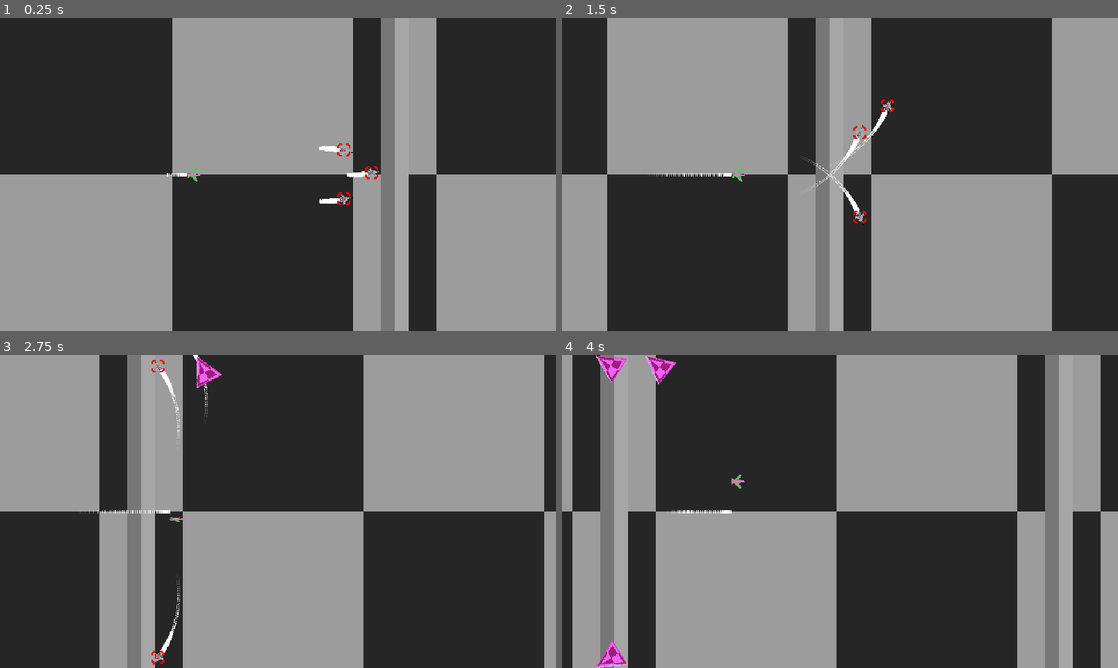
Above: before the commit, frames 1-4 (two rows, left to right).
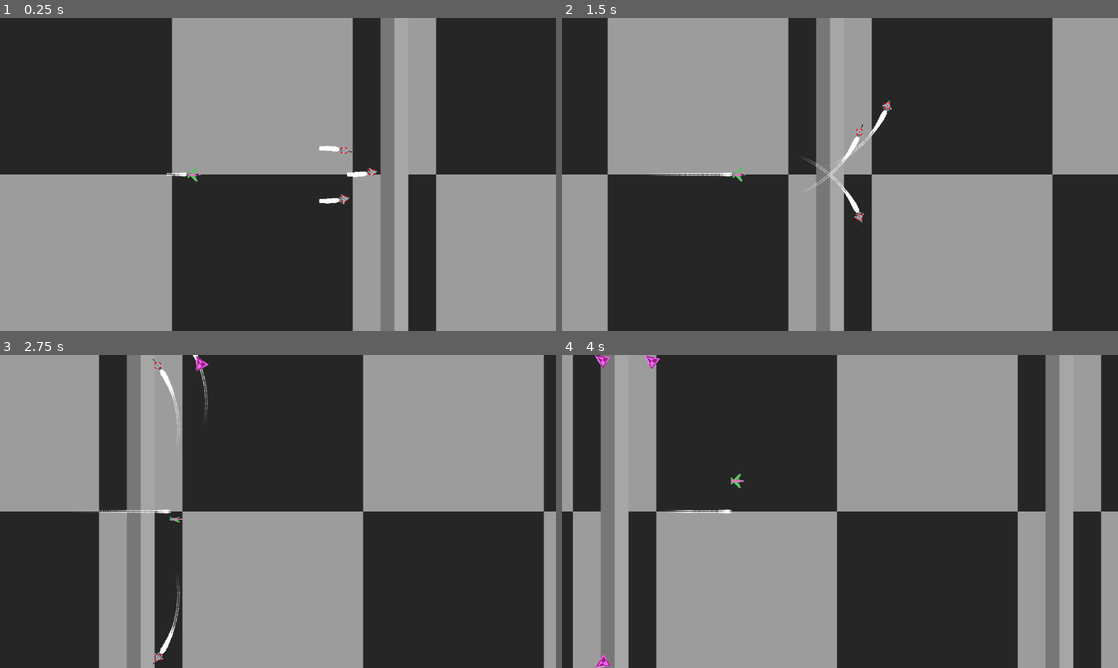
Above: after the commit, the same moments.

Repository: woliveira82/redot-aircraft-prototype
Game: Godot game, scene res://scenes/main.tscn
Two runs of this game, one before a commit and one after it. Both use one fixed random seed, a clock stepped at 60 frames per second and the inputs below.
Inputs (mouse positions are in pixels of both pictures, inside the frame that each line leads up to):
- Up to frame 1 (0.25 s): no input
- Up to frame 2 (1.5 s): move the mouse to (917, 165) at 0.52 s; hold E (high_g_barrel_right) 0.53-1.28 s; tap Space (shoot_cannon) at 0.6, 1.35 s; click (917, 165) at 0.67 s; move the mouse to (873, 152) at 1.27 s; hold Down (move_down) from 1.28 s (still down); click (873, 152) at 1.42 s
- Up to frame 3 (2.75 s): move the mouse to (255, 596) at 2.02 s; release Down (move_down) at 2.03 s; hold E (high_g_barrel_right) from 2.03 s (still down); tap Space (shoot_cannon) at 2.1 s; click (255, 596) at 2.17 s
- Up to frame 4 (4 s): move the mouse to (767, 367) at 2.77 s; release E (high_g_barrel_right) at 2.78 s; hold Up (move_up) 2.78-3.53 s; tap Space (shoot_cannon) at 2.85, 3.6 s; click (767, 367) at 2.92 s; move the mouse to (662, 364) at 3.52 s; hold Q (high_g_barrel_left) from 3.53 s (still down); click (662, 364) at 3.67 s

The runs differ from the first frame. In frame 1, 0.7% of the frame differs, in the area x 30-79%, y 0-100%; in frame 2, 1.2%; in frame 3, 1.2%; in frame 4, 2.0%, in the area x 1-97%, y 0-100%.

Commit message:
chore: change screen size

Diff:
--- a/project.godot
+++ b/project.godot
@@ -21,8 +21,8 @@
 
 [display]
 
-window/size/viewport_width=640
-window/size/viewport_height=360
+window/size/viewport_width=1280
+window/size/viewport_height=720
 window/size/window_width_override=1280
 window/size/window_height_override=720
 window/stretch/mode="viewport"
--- a/scenes/main.tscn
+++ b/scenes/main.tscn
@@ -1,10 +1,11 @@
-[gd_scene load_steps=10 format=3 uid="uid://c456k87rcla8r"]
+[gd_scene load_steps=11 format=3 uid="uid://c456k87rcla8r"]
 
 [ext_resource type="Texture2D" uid="uid://dvtx6o5x15tc3" path="res://assets/Placeholders-32x32-27.png" id="1_sqpa7"]
 [ext_resource type="Script" path="res://scenes/hud/hud.gd" id="2_uf87t"]
 [ext_resource type="PackedScene" uid="uid://bsg208xnrg8nu" path="res://scenes/hud/enemy_tracker.tscn" id="3_w60mi"]
 [ext_resource type="PackedScene" uid="uid://bhu6yt022ld1c" path="res://scenes/player/player.tscn" id="4_8r3po"]
-[ext_resource type="PackedScene" uid="uid://dwnpv3s7it7pg" path="res://scenes/enemies/enemy.tscn" id="5_64frb"]
+[ext_resource type="PackedScene" uid="uid://dwnpv3s7it7pg" path="res://scenes/enemies/enemy_jet/enemy.tscn" id="5_64frb"]
+[ext_resource type="PackedScene" uid="uid://dcuxxwtfum7pt" path="res://scenes/enemies/aa_turret/aa_turret.tscn" id="6_drpq0"]
 
 [sub_resource type="WorldBoundaryShape2D" id="WorldBoundaryShape2D_4hmk0"]
 normal = Vector2(0, 1)
@@ -33,7 +34,6 @@
 
 [node name="Camera2D" type="Camera2D" parent="."]
 position = Vector2(100, 0)
-zoom = Vector2(0.5, 0.5)
 position_smoothing_enabled = true
 rotation_smoothing_speed = 2.0
 
@@ -57,19 +57,19 @@
 collision_mask = 0
 
 [node name="UpperBoundary" type="CollisionShape2D" parent="CanvasLayer/HUD/ViewportBoundaries"]
-position = Vector2(310, 0)
+position = Vector2(620, 0)
 shape = SubResource("WorldBoundaryShape2D_4hmk0")
 
 [node name="BottomBoundary" type="CollisionShape2D" parent="CanvasLayer/HUD/ViewportBoundaries"]
-position = Vector2(310, 360)
+position = Vector2(620, 720)
 shape = SubResource("WorldBoundaryShape2D_vvl83")
 
 [node name="LeftBoundary" type="CollisionShape2D" parent="CanvasLayer/HUD/ViewportBoundaries"]
-position = Vector2(0, 180)
+position = Vector2(0, 360)
 shape = SubResource("WorldBoundaryShape2D_o8l7v")
 
 [node name="RightBoundary" type="CollisionShape2D" parent="CanvasLayer/HUD/ViewportBoundaries"]
-position = Vector2(640, 180)
+position = Vector2(1280, 360)
 shape = SubResource("WorldBoundaryShape2D_3yc6f")
 
 [node name="Player" parent="." instance=ExtResource("4_8r3po")]
@@ -83,4 +83,7 @@
 [node name="Enemy3" parent="." instance=ExtResource("5_64frb")]
 position = Vector2(350, -60)
 
+[node name="AATurret" parent="." instance=ExtResource("6_drpq0")]
+position = Vector2(1522, 502)
+
 [editable path="Player"]
